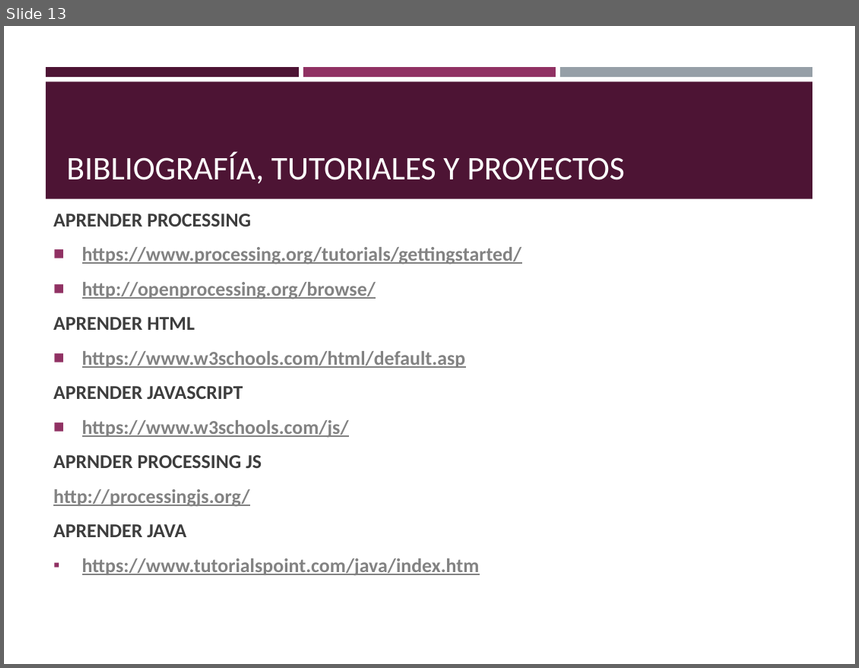
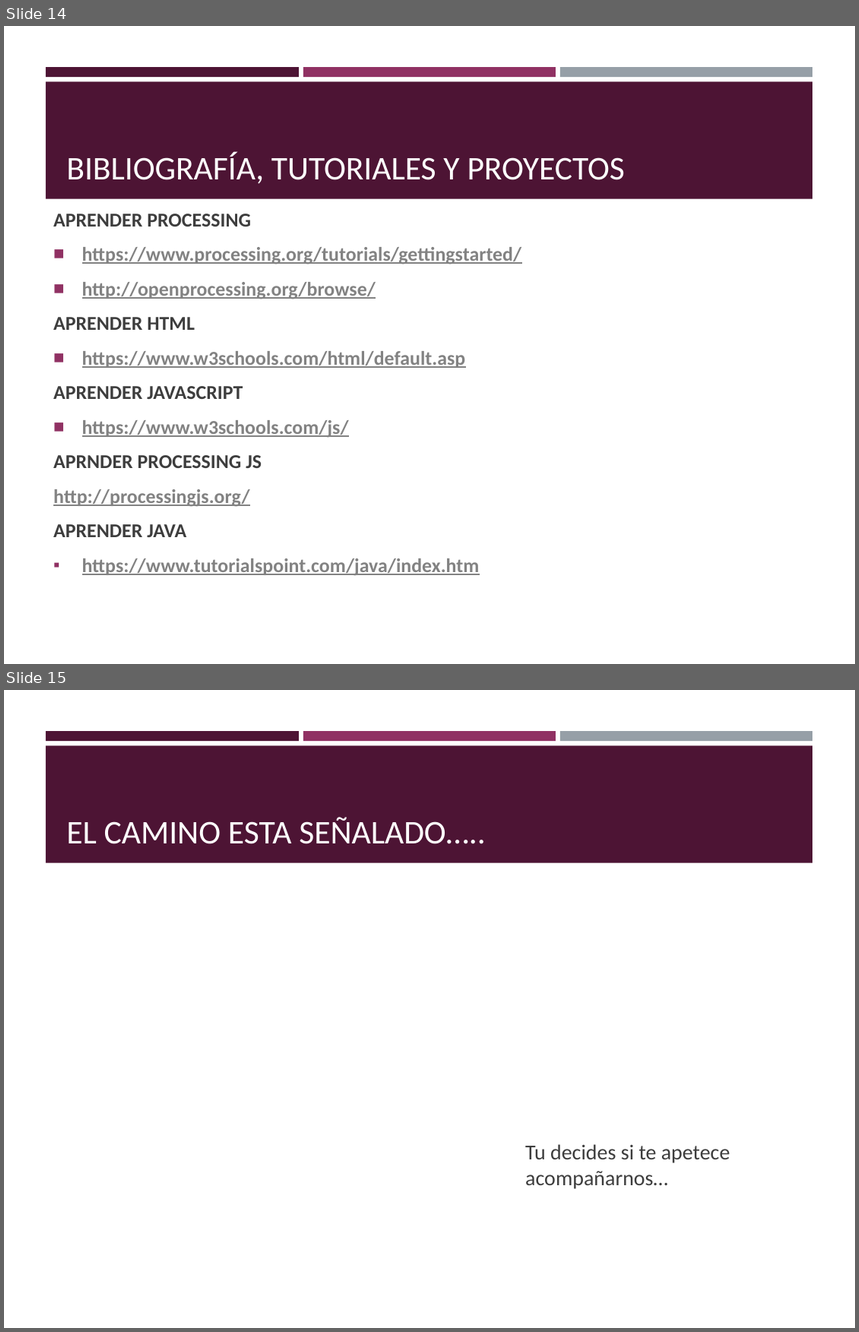
Before and after one commit to Avidabits/electroartistas, a slide deck: TallerProcessing/Introducción mínima a Processing.pptx. Shown one above the other, each under a label of ours: slide 13 before the commit, slides 14 and 15 after it. The pictures are 859x668 and 859x1332 pixels, drawn with LibreOffice and Linux fonts; fonts in the diff are those of the drawing. Boxes give left, top, right and bottom in pixels: in the first picture for what was removed or moved away, otherwise in the second. Text is boxed around its words. In the diff, an @@ line names an element or a change of style, - is before the commit and + after.

```diff
--- a/TallerProcessing/Introducción mínima a Processing.pptx
+++ b/TallerProcessing/Introducción mínima a Processing.pptx
@@ slide 15 added at box(4, 690, 855, 1328), background #FFFFFF; not listed: 4 template elements that a slide beside it also shows @@
@@ title added at box(66, 817, 485, 844), 28 pt, text #FFFFFF @@
+EL CAMINO ESTA SEÑALADO…..
@@ text added at box(525, 1144, 731, 1189), 18 pt, text #3D3D3D @@
+Tu decides si te apetece acompañarnos…
@@ what was slide 13 is now slide 14 @@
```
Also in this commit, not shown: 2 slides changed, 3 other slides added, 1 other file.
